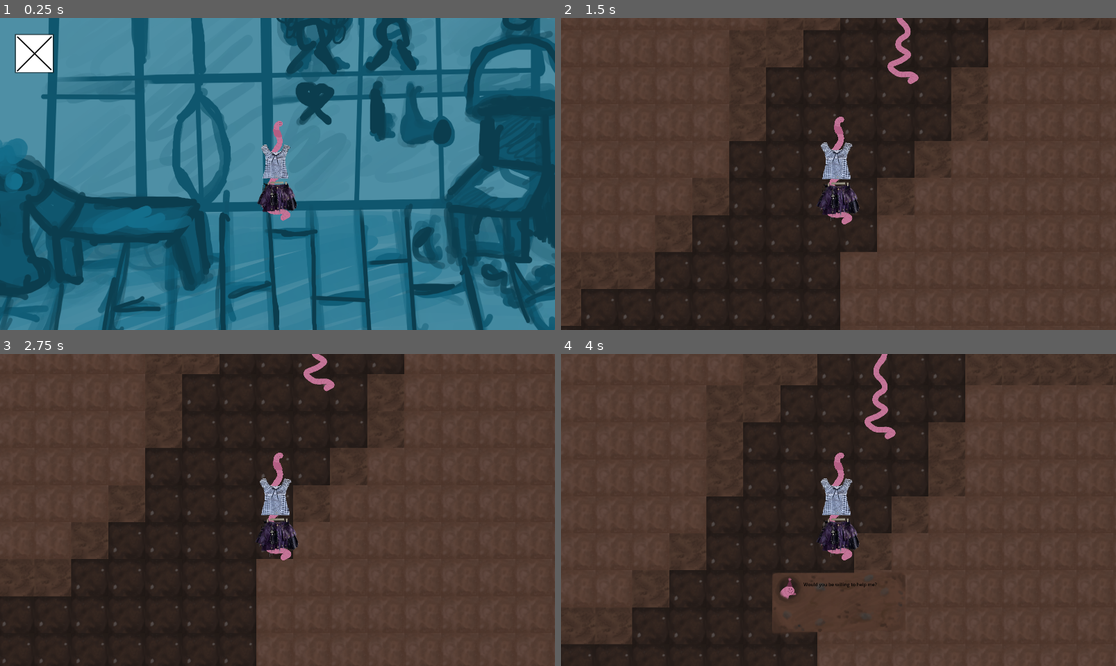
Above: before the commit, frames 1-4 (two rows, left to right).
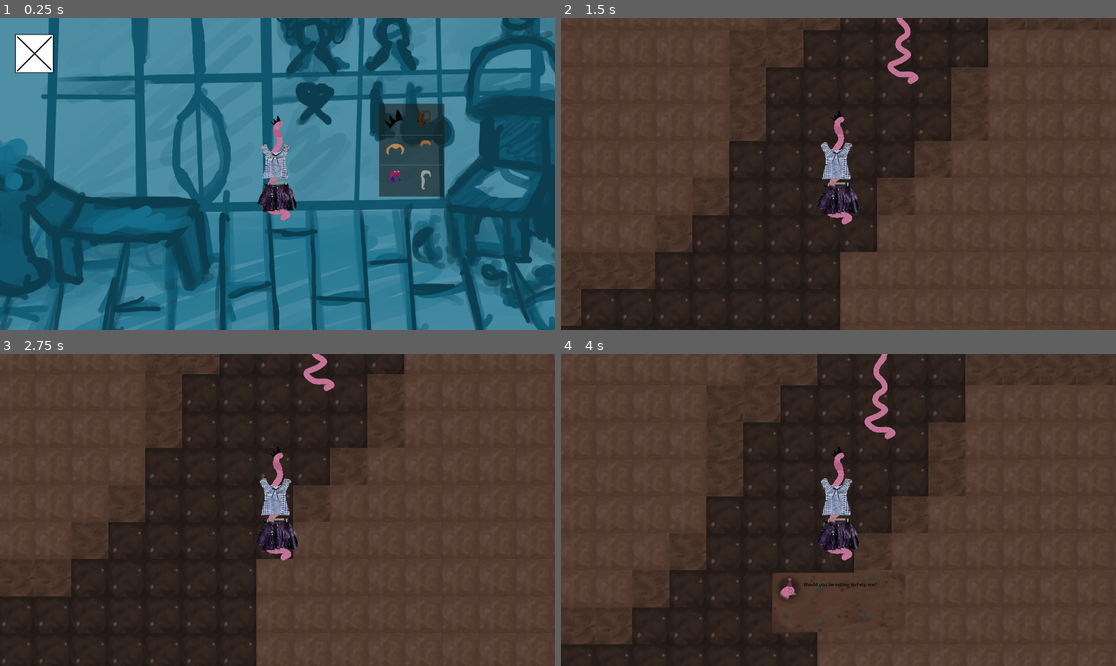
Above: after the commit, the same moments.

Repository: WiktorKociuba/worm-up
Game: Godot game, scene res://scenes/hair.tscn
Two runs of this game, one before a commit and one after it. Both use one fixed random seed, a clock stepped at 60 frames per second and the inputs below. This scene is started directly instead of the project's main scene.
Inputs (mouse positions are in pixels of both pictures, inside the frame that each line leads up to):
- Up to frame 1 (0.25 s): no input
- Up to frame 2 (1.5 s): click (594, 52) at 0.5 s; tap Enter at 1.25 s; move the mouse to (960, 158) at 1.27 s; hold D (right) from 1.28 s (still down); tap Alt at 1.35 s; click (960, 158) at 1.42 s
- Up to frame 3 (2.75 s): tap Space at 2 s; move the mouse to (166, 525) at 2.02 s; release D (right) at 2.03 s; hold S (down) from 2.03 s (still down); tap Shift at 2.1 s; click (166, 525) at 2.17 s
- Up to frame 4 (4 s): tap Enter at 2.75 s; move the mouse to (894, 441) at 2.77 s; release S (down) at 2.78 s; hold D (right) 2.78-3.53 s; tap Alt at 2.85 s; click (894, 441) at 2.92 s; tap Space at 3.5 s; move the mouse to (810, 572) at 3.52 s; hold W (up) from 3.53 s (still down); tap Shift at 3.6 s; click (810, 572) at 3.67 s

The runs differ from the first frame. In frame 1, 3.5% of the frame differs, in the area x 48-81%, y 27-58%; in frame 2, less than 0.1%; in frame 3, less than 0.1%; in frame 4, less than 0.1%.

Commit message:
added hair saloon functionality

Diff:
--- a/project.godot
+++ b/project.godot
@@ -20,7 +20,7 @@
 Clothes="*uid://b2nmnxr87tmas"
 GameController="*uid://dm2bqibd1y0s7"
 EventController="*res://event_controller.gd"
-DialogController="*res://scripts/dialogController.gd"
+DialogController="*uid://bdxpj3kgbnjts"
 
 [display]
 
--- a/scenes/Player.tscn
+++ b/scenes/Player.tscn
@@ -4,12 +4,18 @@
 [ext_resource type="Texture2D" uid="uid://c7k3wkaxp0tco" path="res://textures/Grafika_bez_nazwy (1).png" id="2_ij6vw"]
 [ext_resource type="Texture2D" uid="uid://de2418r1d6ii8" path="res://textures/Grafika_bez_nazwy (25).png" id="2_lkdrv"]
 [ext_resource type="Texture2D" uid="uid://c0xtswq8nu4eg" path="res://clothes/top/top1.png" id="3_1kp85"]
+[ext_resource type="Texture2D" uid="uid://jaabejuw4wdk" path="res://textures/unnamed (1).png" id="4_61ith"]
 [ext_resource type="Texture2D" uid="uid://d0jgqeej543sf" path="res://clothes/top/top2.png" id="4_qnedo"]
+[ext_resource type="Texture2D" uid="uid://d1tn25kmdmkt4" path="res://textures/unnamed (2).png" id="5_sfy4j"]
 [ext_resource type="Texture2D" uid="uid://cei1fmyuvnip" path="res://clothes/top/top3.png" id="5_wyqjk"]
+[ext_resource type="Texture2D" uid="uid://bacwj5kchsw0k" path="res://textures/unnamed (3).png" id="6_gv3ic"]
 [ext_resource type="Texture2D" uid="uid://c3obqmkej71ka" path="res://clothes/top/top4.png" id="6_k85er"]
+[ext_resource type="Texture2D" uid="uid://ck0vofnr5k624" path="res://textures/unnamed (11).png" id="7_6e537"]
 [ext_resource type="Texture2D" uid="uid://di7hdbk5n00se" path="res://clothes/top/top5.png" id="7_ebjds"]
+[ext_resource type="Texture2D" uid="uid://biscgnulmck6f" path="res://textures/unnamed (12).png" id="8_p07f3"]
 [ext_resource type="Texture2D" uid="uid://c8owsf4oeii1r" path="res://clothes/top/top6.png" id="8_y1dt5"]
 [ext_resource type="Texture2D" uid="uid://b68xcblln4ool" path="res://clothes/top/top7.png" id="9_au0nh"]
+[ext_resource type="Texture2D" uid="uid://cccrg5l0wi6lb" path="res://textures/unnamed (13).png" id="9_viqgg"]
 [ext_resource type="Texture2D" uid="uid://ckgnrrdgcfvo2" path="res://clothes/top/top8.png" id="10_76bt2"]
 [ext_resource type="Texture2D" uid="uid://b2ftkcwhphdb6" path="res://clothes/bottom/bottom1.png" id="11_wyqjk"]
 [ext_resource type="Texture2D" uid="uid://cpr17s041rhqa" path="res://clothes/bottom/bottom2.png" id="12_k85er"]
@@ -21,8 +27,9 @@
 [sub_resource type="RectangleShape2D" id="RectangleShape2D_44cfe"]
 size = Vector2(117, 372)
 
-[node name="Player" type="CharacterBody2D" unique_id=239766747 node_paths=PackedStringArray("topItems", "bottomItems", "npcIcons")]
+[node name="Player" type="CharacterBody2D" unique_id=239766747 node_paths=PackedStringArray("headItems", "topItems", "bottomItems", "npcIcons")]
 script = ExtResource("1_ij6vw")
+headItems = [NodePath("headItems/head1"), NodePath("headItems/head2"), NodePath("headItems/head3"), NodePath("headItems/head4"), NodePath("headItems/head5"), NodePath("headItems/head6")]
 topItems = [NodePath("topItems/top1"), NodePath("topItems/Top2"), NodePath("topItems/Top3"), NodePath("topItems/Top4"), NodePath("topItems/Top5"), NodePath("topItems/Top6"), NodePath("topItems/Top7"), NodePath("topItems/Top8")]
 bottomItems = [NodePath("bottomItems/Bottom1"), NodePath("bottomItems/Bottom2")]
 npcIcons = [NodePath("UI/DialogUI/Icons/playerIcon"), NodePath("UI/DialogUI/Icons/wizardIcon"), NodePath("UI/DialogUI/Icons/bboyIcon")]
@@ -45,6 +52,36 @@
 [node name="Camera2D" type="Camera2D" parent="." unique_id=677570470]
 
 [node name="headItems" type="Node2D" parent="." unique_id=2064575868]
+
+[node name="head1" type="Sprite2D" parent="headItems" unique_id=2116635595]
+position = Vector2(-4.000001, -198)
+scale = Vector2(0.45312503, 0.45312503)
+texture = ExtResource("4_61ith")
+
+[node name="head2" type="Sprite2D" parent="headItems" unique_id=838864012]
+position = Vector2(7, -180)
+scale = Vector2(0.5234375, 0.5234375)
+texture = ExtResource("5_sfy4j")
+
+[node name="head3" type="Sprite2D" parent="headItems" unique_id=1985026861]
+position = Vector2(6.9999995, -191.00002)
+scale = Vector2(0.38281253, 0.38281253)
+texture = ExtResource("6_gv3ic")
+
+[node name="head4" type="Sprite2D" parent="headItems" unique_id=938017487]
+position = Vector2(9, -185)
+scale = Vector2(0.38281253, 0.38281253)
+texture = ExtResource("7_6e537")
+
+[node name="head5" type="Sprite2D" parent="headItems" unique_id=388056104]
+position = Vector2(8, -179.00002)
+scale = Vector2(0.5683594, 0.5683594)
+texture = ExtResource("8_p07f3")
+
+[node name="head6" type="Sprite2D" parent="headItems" unique_id=449642736]
+position = Vector2(7, -181)
+scale = Vector2(0.48828125, 0.48828125)
+texture = ExtResource("9_viqgg")
 
 [node name="neckItems" type="Node2D" parent="." unique_id=1168495543]
 
--- a/scenes/hair.gd
+++ b/scenes/hair.gd
@@ -3,13 +3,17 @@
 
 # Called when the node enters the scene tree for the first time.
 func _ready() -> void:
-	pass # Replace with function body.
+    pass # Replace with function body.
 
 
 # Called every frame. 'delta' is the elapsed time since the previous frame.
 func _process(delta: float) -> void:
-	pass
+    pass
 
 
 func _on_button_pressed() -> void:
-	get_tree().change_scene_to_file("res://scenes/main.tscn")
+    get_tree().change_scene_to_file("res://scenes/main.tscn")
+
+func _on_head_item_list_item_clicked(index: int, at_position: Vector2, mouse_button_index: int) -> void:
+    Clothes.head = index
+    Clothes.clothesChanged.emit()
--- a/scenes/hair.tscn
+++ b/scenes/hair.tscn
@@ -1,9 +1,15 @@
-[gd_scene format=3 uid="uid://c0us1p2ad5c2a"]
+[gd_scene format=3 uid="uid://cl423jarh80el"]
 
 [ext_resource type="Texture2D" uid="uid://b5xh2l3rq8cow" path="res://images/Grafika_bez_nazwy (5).png" id="1_46pwd"]
 [ext_resource type="Script" uid="uid://b4ku32lsky6wr" path="res://scenes/hair.gd" id="1_n7dj7"]
 [ext_resource type="PackedScene" uid="uid://dnj1j2lvwgnkw" path="res://scenes/Player.tscn" id="2_n7dj7"]
 [ext_resource type="Texture2D" uid="uid://4xmfjr8dgb5w" path="res://images/unnamed (5).png" id="4_amsnx"]
+[ext_resource type="Texture2D" uid="uid://jaabejuw4wdk" path="res://textures/unnamed (1).png" id="5_xycch"]
+[ext_resource type="Texture2D" uid="uid://d1tn25kmdmkt4" path="res://textures/unnamed (2).png" id="6_jysk5"]
+[ext_resource type="Texture2D" uid="uid://bacwj5kchsw0k" path="res://textures/unnamed (3).png" id="7_rfgxo"]
+[ext_resource type="Texture2D" uid="uid://ck0vofnr5k624" path="res://textures/unnamed (11).png" id="8_538mh"]
+[ext_resource type="Texture2D" uid="uid://biscgnulmck6f" path="res://textures/unnamed (12).png" id="9_0onxh"]
+[ext_resource type="Texture2D" uid="uid://cccrg5l0wi6lb" path="res://textures/unnamed (13).png" id="10_j0ymd"]
 
 [node name="Hair" type="Node2D" unique_id=1970558721]
 script = ExtResource("1_n7dj7")
@@ -26,4 +32,20 @@
 offset_bottom = 330.0
 icon = ExtResource("4_amsnx")
 
+[node name="HeadItemList" type="ItemList" parent="." unique_id=261283662]
+offset_left = 351.0
+offset_top = 436.0
+offset_right = 577.0
+offset_bottom = 757.0
+item_count = 6
+max_columns = 2
+fixed_icon_size = Vector2i(100, 100)
+item_0/icon = ExtResource("5_xycch")
+item_1/icon = ExtResource("6_jysk5")
+item_2/icon = ExtResource("7_rfgxo")
+item_3/icon = ExtResource("8_538mh")
+item_4/icon = ExtResource("9_0onxh")
+item_5/icon = ExtResource("10_j0ymd")
+
 [connection signal="pressed" from="Button" to="." method="_on_button_pressed"]
+[connection signal="item_clicked" from="HeadItemList" to="." method="_on_head_item_list_item_clicked"]
--- a/scenes/market.tscn
+++ b/scenes/market.tscn
@@ -23,14 +23,11 @@
 [node name="Camera2D2" type="Camera2D" parent="." unique_id=1340023756]
 position = Vector2(-18, 45)
 
-[node name="Player" parent="." unique_id=239766747 node_paths=PackedStringArray("topItems", "bottomItems", "npcIcons") instance=ExtResource("1_aifk4")]
+[node name="Player" parent="." unique_id=239766747 instance=ExtResource("1_aifk4")]
 position = Vector2(-335.00003, 247)
 scale = Vector2(1.7200012, 1.7200012)
-topItems = []
-bottomItems = []
 enableCamera = false
 canWalk = false
-npcIcons = []
 
 [node name="ProductItemList" type="ItemList" parent="." unique_id=1796295707]
 offset_left = 13.0
--- a/scenes/wardrobe.tscn
+++ b/scenes/wardrobe.tscn
@@ -33,10 +33,13 @@
 position = Vector2(-62, -118)
 scale = Vector2(1.0287161, 1.1257882)
 
-[node name="CharacterBody2D" parent="." unique_id=239766747 instance=ExtResource("2_kft4c")]
+[node name="CharacterBody2D" parent="." unique_id=239766747 node_paths=PackedStringArray("topItems", "bottomItems", "npcIcons") instance=ExtResource("2_kft4c")]
 position = Vector2(-221, 126)
+topItems = []
+bottomItems = []
 enableCamera = false
 canWalk = false
+npcIcons = []
 
 [node name="BottomItemList" type="ItemList" parent="." unique_id=1510440075]
 visible = false
@@ -74,13 +77,6 @@
 offset_right = 456.0
 offset_bottom = 133.0
 
-[node name="HeadItemList" type="ItemList" parent="." unique_id=1826214435]
-visible = false
-offset_left = 230.0
-offset_top = -188.0
-offset_right = 456.0
-offset_bottom = 133.0
-
 [node name="ChooseClothesType" type="ItemList" parent="." unique_id=255274559]
 offset_left = 230.00003
 offset_top = -228.0
@@ -103,7 +99,6 @@
 [connection signal="item_clicked" from="BottomItemList" to="." method="_on_bottom_item_list_item_clicked"]
 [connection signal="item_clicked" from="TopItemList" to="." method="_on_top_item_list_item_clicked"]
 [connection signal="item_clicked" from="NeckItemList" to="." method="_on_neck_item_list_item_clicked"]
-[connection signal="item_clicked" from="HeadItemList" to="." method="_on_head_item_list_item_clicked"]
 [connection signal="item_clicked" from="ChooseClothesType" to="." method="_on_choose_clothes_type_item_clicked"]
 [connection signal="pressed" from="Button" to="." method="_on_button_pressed"]
 
--- a/scripts/chooseClothes.gd
+++ b/scripts/chooseClothes.gd
@@ -3,9 +3,7 @@
 
 
 
-func _on_head_item_list_item_clicked(index: int, at_position: Vector2, mouse_button_index: int) -> void:
-    Clothes.head = index
-    Clothes.clothesChanged.emit()
+
 
 
 func _on_neck_item_list_item_clicked(index: int, at_position: Vector2, mouse_button_index: int) -> void:
Binary file added: textures/unnamed (1).png
Not shown, added: textures/unnamed (1).png.import
Binary file added: textures/unnamed (11).png
Not shown, added: textures/unnamed (11).png.import
Binary file added: textures/unnamed (12).png
Not shown, added: textures/unnamed (12).png.import
Binary file added: textures/unnamed (13).png
Not shown, added: textures/unnamed (13).png.import
Binary file added: textures/unnamed (2).png
Not shown, added: textures/unnamed (2).png.import
Binary file added: textures/unnamed (3).png
Not shown, added: textures/unnamed (3).png.import
